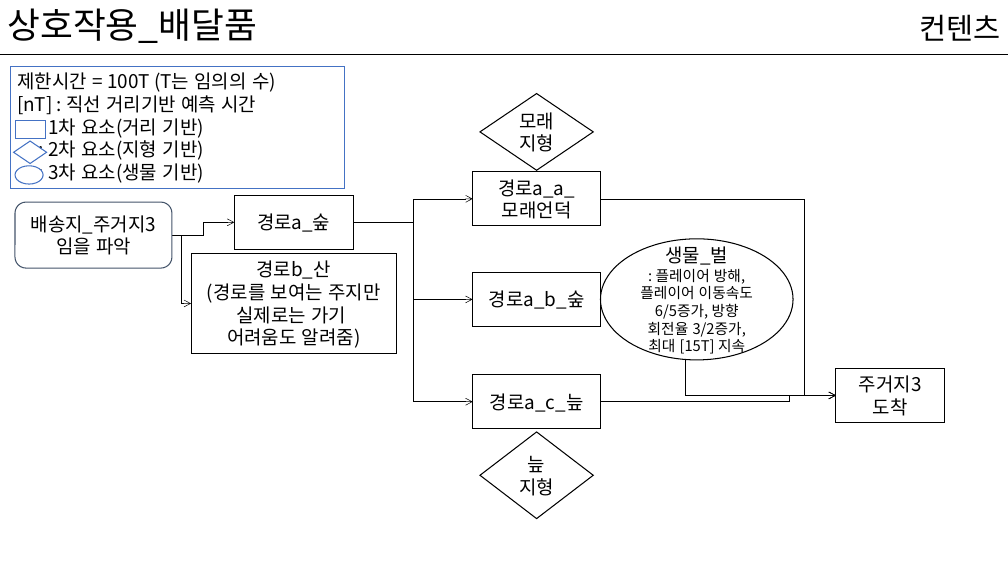
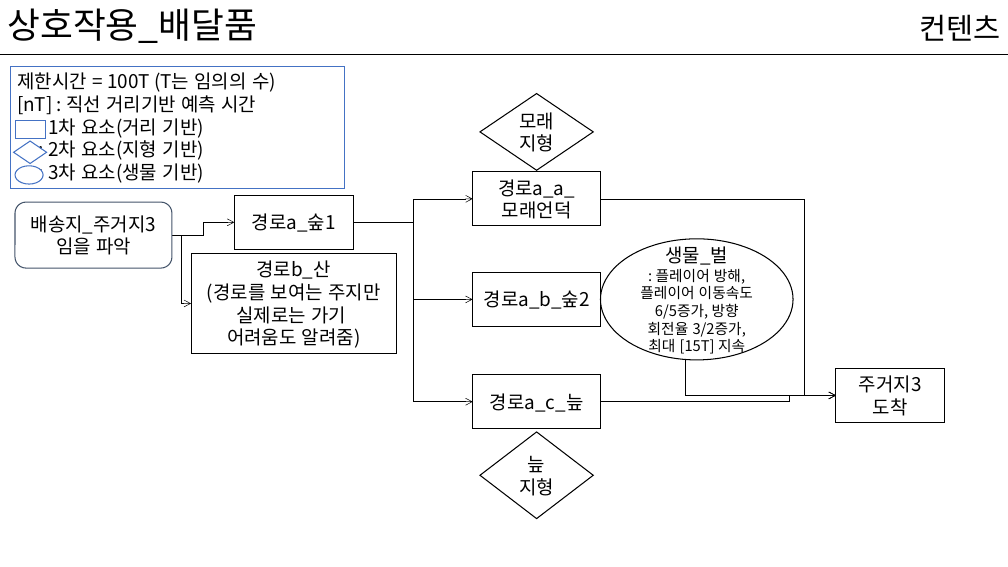
Before and after one commit to kwakyerin/2026_Graduation_Project, a slide deck: slide 14 of documents/HyunahKwon/design/designing/for_teammates/프로토타입_기획.pptx. Drawn at 1008x567 pixels with LibreOffice and Linux fonts; fonts in the diff are those of the drawing. Boxes give left, top, right and bottom in pixels: in the first picture for what was removed or moved away, otherwise in the second. Text is boxed around its words. In the diff, an @@ line names an element or a change of style, - is before the commit and + after.

```diff
--- a/documents/HyunahKwon/design/designing/for_teammates/프로토타입_기획.pptx
+++ b/documents/HyunahKwon/design/designing/for_teammates/프로토타입_기획.pptx
@@ text in rectangle at bbox=[252, 213, 336, 232]: text changed @@
-경로a_숲
+경로a_숲1
@@ text in rectangle at bbox=[484, 290, 590, 309]: text changed @@
-경로a_b_숲
+경로a_b_숲2
```
Also in this commit, not shown: 4 other slides changed, 1 slide added.
